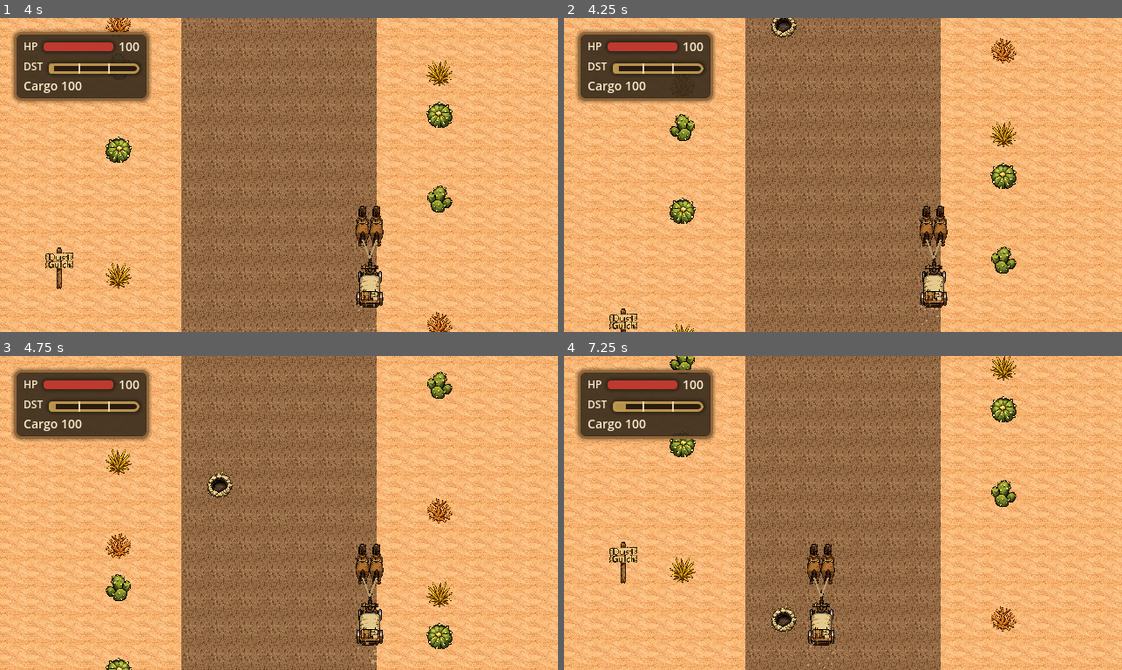
Above: before the commit, frames 1-4 (two rows, left to right).
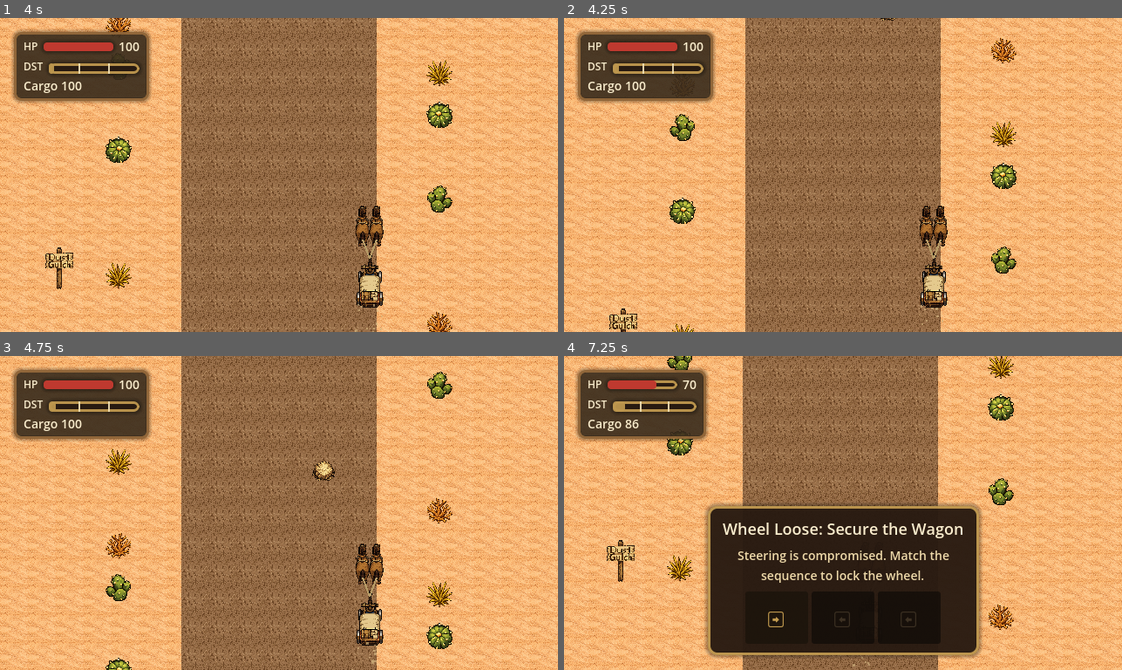
Above: after the commit, the same moments.

Repository: bbenefield89/The-Last-Delivery-to-Dust-Gulch
Game: Godot game, scene res://Scenes/AppRoot/AppRoot.tscn
Same seed, same stepped clock (60 frames per second), same inputs: the game is played once before the commit and once after it. Sound files missing from this copy of the repository are replaced by a short silence.
Inputs (mouse positions are in pixels of both pictures, inside the frame that each line leads up to):
- Up to frame 1 (4 s): click "Play" at 0.5 s; click "Play" at 1.25 s; tap Enter (ui_accept) at 2, 2.27 s; move the mouse to (401, 159) at 2.02 s; hold D (steer_right) 2.03-2.75 s; tap T (return_to_title) at 2.1 s; click (401, 159) at 2.17 s; drag from (167, 190) to (251, 237) at 2.77 s; move the mouse to (334, 105) at 3.52 s; hold D (steer_right) from 3.53 s (still down); tap Alt at 3.6 s
- Up to frame 2 (4.25 s): keep holding D (steer_right)
- Up to frame 3 (4.75 s): release D (steer_right) at 4.25 s; drag from (251, 575) to (111, 465) at 4.27 s
- Up to frame 4 (7.25 s): move the mouse to (1010, 560) at 5.02 s; hold A (steer_left) 5.03-5.75 s; tap Backspace at 5.1 s; tap Enter (ui_accept) at 5.27 s; drag from (675, 465) to (759, 434) at 5.77 s; move the mouse to (870, 513) at 6.52 s; hold S from 6.53 s (still down); tap F at 6.6 s; click (870, 513) at 6.67 s

Frame 1 is identical in both runs. In frame 2, 0.2% of the frame differs, in the area x 37-60%, y 0-7%; in frame 3, 0.4%; in frame 4, 48%, in the area x 0-100%, y 0-100%.

Commit message:
wip(DG-21): blocked — roadside debris removed

Diff:
--- a/Scripts/Hazards/hazard_spawner.gd
+++ b/Scripts/Hazards/hazard_spawner.gd
@@ -11,7 +11,6 @@
 const ROCK_TEXTURE := preload("res://Assets/Tilesets/Boulder/Boulder-32x32.png")
 const TUMBLEWEED_TEXTURE := preload("res://Assets/Tilesets/Tumbleweed/Tumbleweed-32x32.png")
 const LIVESTOCK_TEXTURE := preload("res://Assets/Tilesets/Jackalope/Jackalope-32x32.png")
-const ROADSIDE_DEBRIS_TEXTURE := preload("res://Assets/Tilesets/Shrubs/Shrub-3-32x32.png")
 const PRESSURE_PAIR_PROGRESS_THRESHOLD := 0.72
 const PRESSURE_PAIR_Y_OFFSET := 56.0
 const LIVESTOCK_CROSSING_TARGET_Y := 0.0
@@ -42,12 +41,6 @@
 		"cargo_damage": 5,
 		"size": Vector2(32.0, 32.0),
 	},
-	&"roadside_debris": {
-		"texture": ROADSIDE_DEBRIS_TEXTURE,
-		"damage": 13,
-		"cargo_damage": 6,
-		"size": Vector2(30.0, 30.0),
-	},
 }
 
 # Private Fields
@@ -101,8 +94,9 @@
 ## Rolls the next spawn plan from the active route-progress band.
 func _prime_next_spawn() -> void:
 	var band := _get_active_band()
+	var hazard_type := _roll_hazard_type(band.weights)
 	var lane_index := _rng.randi_range(0, LANE_X_POSITIONS.size() - 1)
-	var plan := SpawnPlan.new(_roll_hazard_type(band.weights), lane_index, _roll_spacing(band))
+	var plan := SpawnPlan.new(hazard_type, lane_index, _roll_spacing(band))
 	if band.allows_pressure_pair and _route_progress_ratio >= PRESSURE_PAIR_PROGRESS_THRESHOLD:
 		var pressure_lane := _get_pressure_lane_index(lane_index)
 		if pressure_lane != lane_index:
@@ -169,13 +163,9 @@
 
 	return 1
 
-
 ## Builds a readable hazard node for the requested hazard type.
 func _build_hazard_visual(hazard_type: StringName) -> Node2D:
 	var profile := _get_hazard_profile(hazard_type)
-	if profile.has("scene"):
-		return (profile["scene"] as PackedScene).instantiate() as Node2D
-
 	var hazard := Sprite2D.new()
 	hazard.texture = profile["texture"]
 	return hazard
@@ -312,7 +302,12 @@
 
 
 	## Stores weight values for hazard selection rolls.
-	func _init(pothole_weight: int, rock_weight: int, tumbleweed_weight: int, livestock_weight: int) -> void:
+	func _init(
+		pothole_weight: int,
+		rock_weight: int,
+		tumbleweed_weight: int,
+		livestock_weight: int
+	) -> void:
 		pothole = pothole_weight
 		rock = rock_weight
 		tumbleweed = tumbleweed_weight
Not shown, changed: AGENTS.md
Not shown, changed: Docs/GDD.md
Not shown, changed: kanban_tasks_data.kanban
